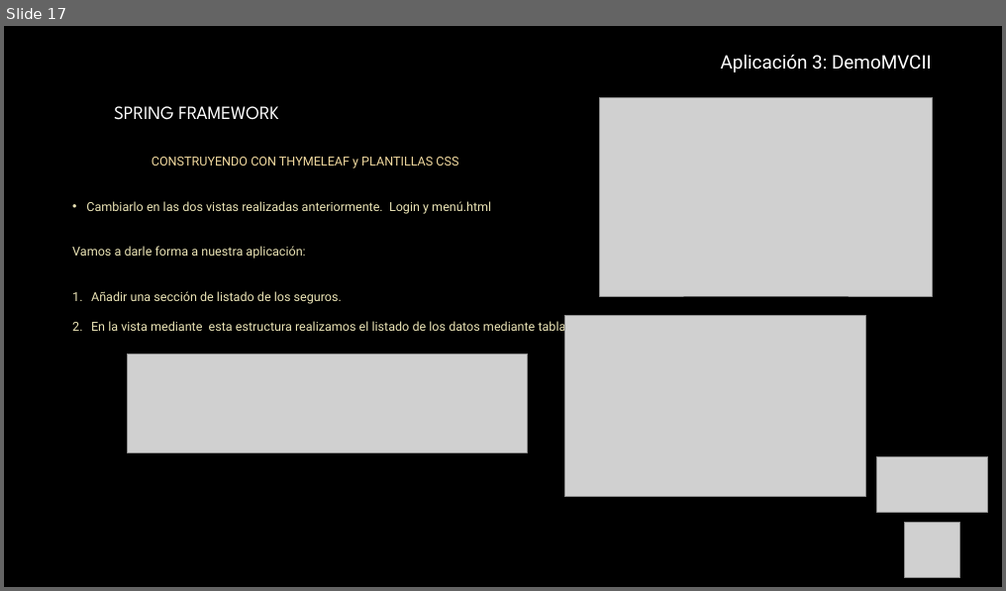
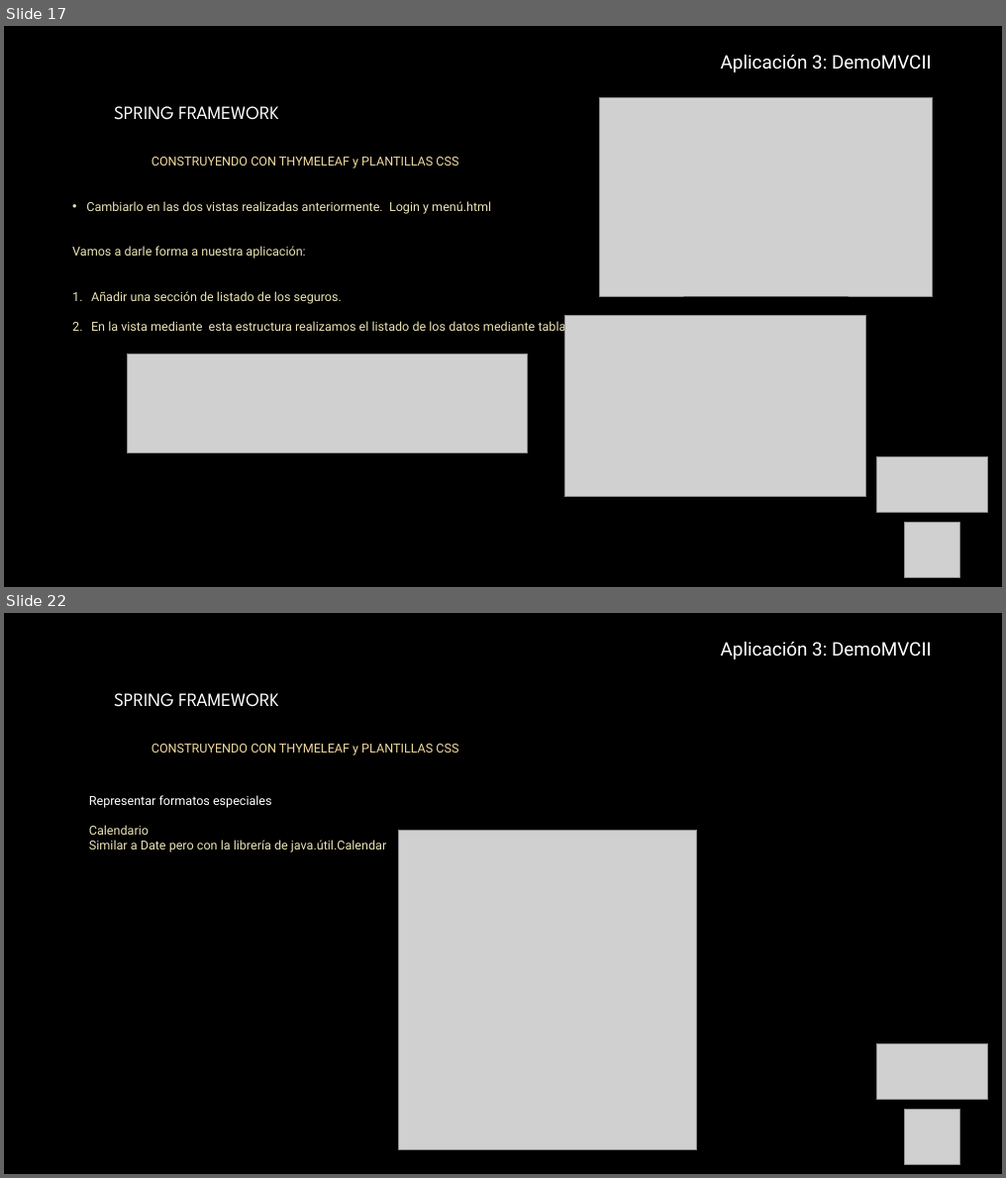
Before and after one commit to AntonioPardoRuiz/cursoSpring, a slide deck: Unidad 8- Spring MVC III-Thymeleaf-Ampliacion.pptx. Shown one above the other, each under a label of ours: slide 17 before the commit, slides 17 and 22 after it; the slides between them are not shown. The pictures are 1006x591 and 1006x1178 pixels, drawn with LibreOffice and Linux fonts; fonts in the diff are those of the drawing; grey boxes stand for pictures; background and template pictures are left out. Boxes give left, top, right and bottom in pixels: in the first picture for what was removed or moved away, otherwise in the second. Text is boxed around its words. In the diff, an @@ line names an element or a change of style, - is before the commit and + after.

Commit message:
añadimos lo nuevo de thymeleaf

```diff
--- a/Unidad 8- Spring MVC III-Thymeleaf-Ampliacion.pptx
+++ b/Unidad 8- Spring MVC III-Thymeleaf-Ampliacion.pptx
@@ slide 22 added at (4,613,1002,1174), background picture (left out) @@
@@ text added at (721,641,932,660), 18 pt, text #FFFFFF @@
+  Aplicación 3: DemoMVCII
@@ text added at (114,693,458,756), 12 pt, text #F1D99F @@
+SPRING FRAMEWORK
+  CONSTRUYENDO CON THYMELEAF y PLANTILLAS CSS
@@ text added at (89,795,386,853), 12 pt, text #EAE3B5 @@
+  Representar formatos especiales
+  Calendario
+  Similar a Date pero con la librería de java.útil.Calendar
@@ picture added at (399,830,697,1151) @@
@@ picture added at (877,1045,988,1100) @@
@@ picture added at (905,1110,960,1165) @@
```
Also in this commit, not shown: 1 slide changed, 7 other slides added, 12 other files.
